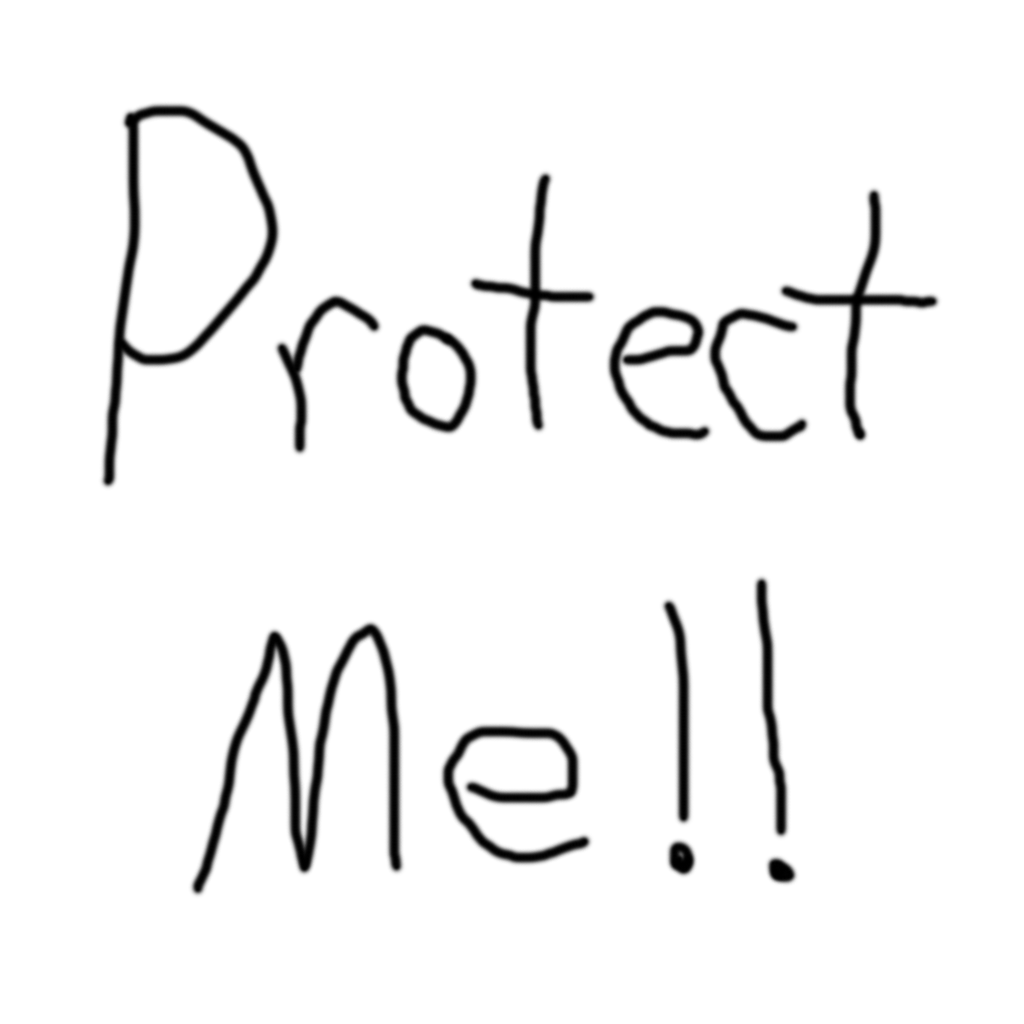
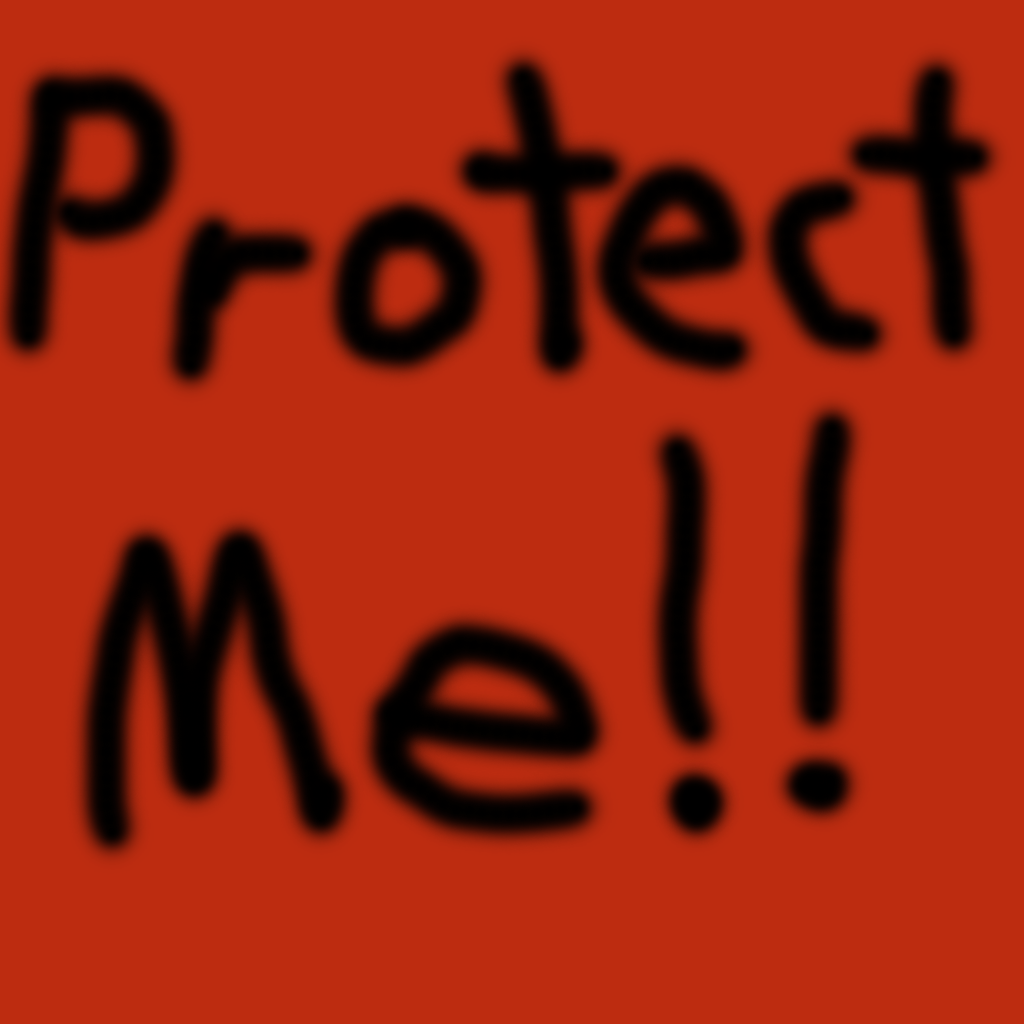
Layers edited between the first and the second 1024 × 1024 image:
added layer "Layer 2" above "Layer 1" over [0, 0, 1024, 1024]
painted on "Layer 0" over [69, 81, 320, 523]
